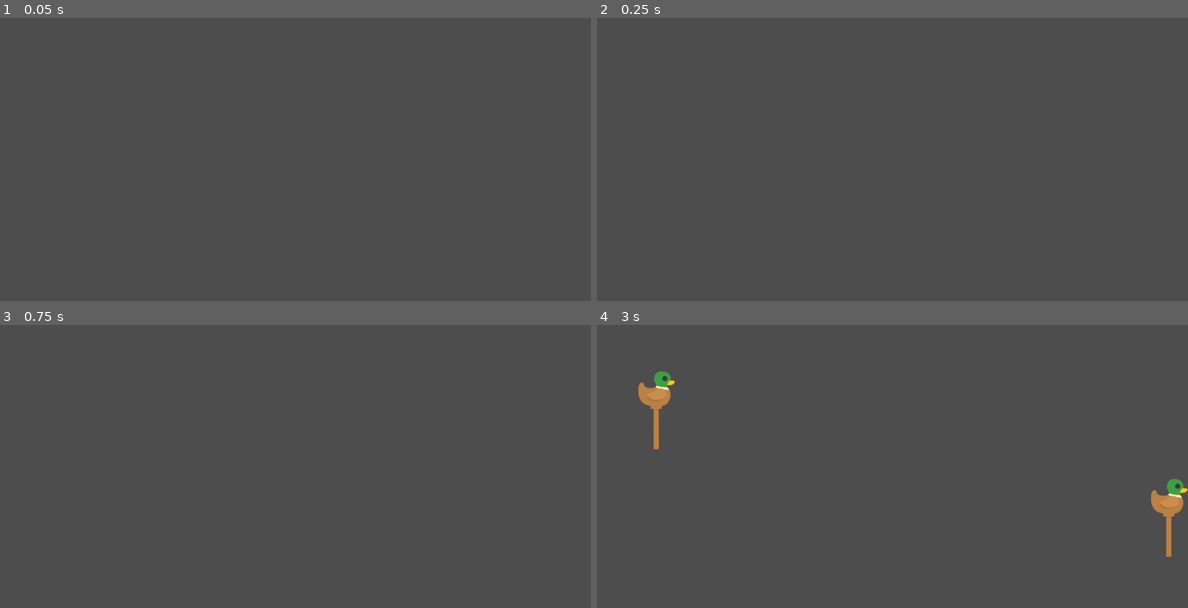
Above: before the commit, frames 1-4 (two rows, left to right).
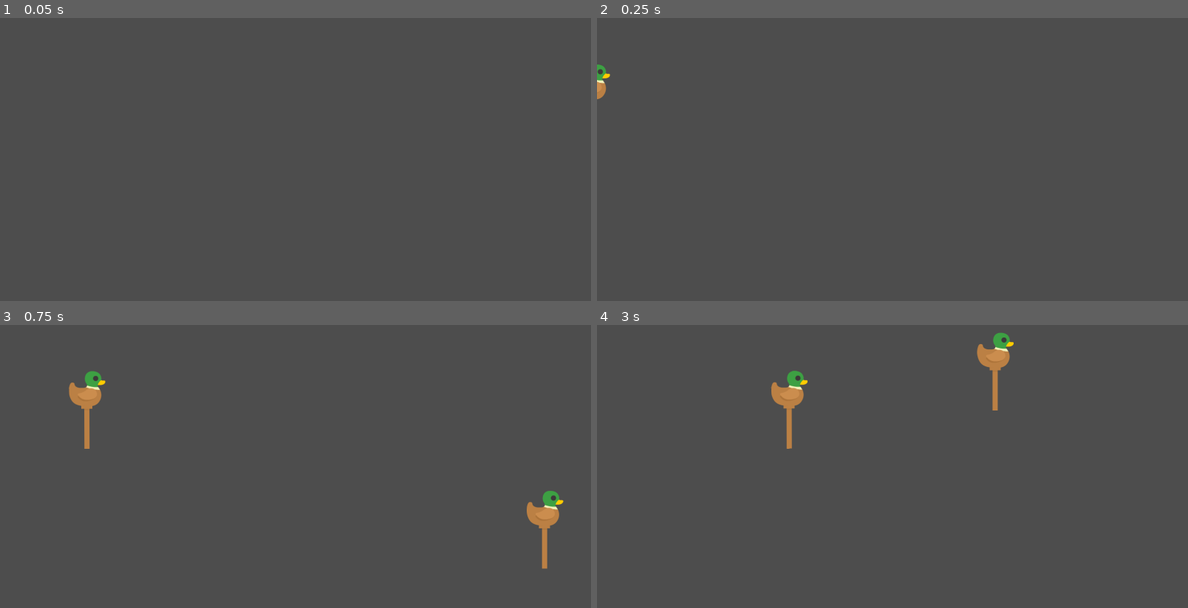
Above: after the commit, the same moments.

Repository: Martello3000/GhostShooterTrabalhoPOO
Game: Godot game, scene res://cenas/sequencias/sequencia_1.tscn
Two runs of this game, one before a commit and one after it. Both use one fixed random seed, a clock stepped at 60 frames per second and the inputs below.
Inputs (mouse positions are in pixels of both pictures, inside the frame that each line leads up to):
- Up to frame 1 (0.05 s): no input
- Up to frame 2 (0.25 s): no input
- Up to frame 3 (0.75 s): move the mouse to (425, 426) at 0.52 s; press the mouse at (425, 426) at 0.53 s
- Up to frame 4 (3 s): tap 1 (equiparPistola, bound only after the commit) at 0.8, 1.35 s; move the mouse to (774, 458) at 1.27 s; release the mouse at (774, 458) at 1.28 s; tap 2 (equiparShotgun, bound only after the commit) at 1.55 s; move the mouse to (951, 370) at 2.02 s; hold 2 (equiparShotgun, bound only after the commit) 2.03-2.78 s; tap 3 (equiparSniper, bound only after the commit) at 2.3, 2.85 s; move the mouse to (862, 508) at 2.77 s

Frame 1 is identical in both runs. In frame 2, 0.2% of the frame differs, in the area x 0-3%, y 16-29%; in frame 3, 1.3%; in frame 4, 2.6%, in the area x 6-100%, y 2-83%.

Commit message:
Versao2
a versão q vem depois da Versao1

Diff:
--- /dev/null
+++ b/assets/placeholders/sequenciaBase.gd
@@ -0,0 +1,20 @@
+extends Node
+class_name Sequencia
+
+var inimigo1: PackedScene = preload("res://cenas/inimigos/alvo_1.tscn")
+
+var caminhos: Array[Node]
+
+var instancias: Array
+
+func _ready() -> void:
+	caminhos = find_children("", "PathFollow2D")
+
+
+func adicionarInimigos():
+	for caminho in caminhos:
+		var alvo
+		if caminho.name == "Inimigo1":
+			alvo = inimigo1.instantiate()
+		alvo.path = caminho
+		caminho.add_child(alvo)
--- a/cenas/inimigos/alvo_1.tscn
+++ b/cenas/inimigos/alvo_1.tscn
@@ -7,21 +7,21 @@
 [sub_resource type="CircleShape2D" id="CircleShape2D_mrd2b"]
 radius = 52.0
 
-[node name="Alvo1" type="Node2D" unique_id=1391473049]
+[node name="Alvo1" type="Node2D"]
 script = ExtResource("1_5ok5q")
 
-[node name="AlvoPrincipal" type="Sprite2D" parent="." unique_id=1971438688]
+[node name="AlvoPrincipal" type="Sprite2D" parent="."]
 texture = ExtResource("1_yl6d4")
 
-[node name="Suporte" type="Sprite2D" parent="AlvoPrincipal" unique_id=240411388]
+[node name="Suporte" type="Sprite2D" parent="AlvoPrincipal"]
 z_index = -1
 position = Vector2(-1, 102)
 texture = ExtResource("2_5ok5q")
 
-[node name="Hurtbox" type="Area2D" parent="." unique_id=1870002828]
+[node name="Hurtbox" type="Area2D" parent="."]
 collision_layer = 2
 collision_mask = 4
 
-[node name="CollisionShape2D" type="CollisionShape2D" parent="Hurtbox" unique_id=1402531968]
+[node name="CollisionShape2D" type="CollisionShape2D" parent="Hurtbox"]
 position = Vector2(0, 2)
 shape = SubResource("CircleShape2D_mrd2b")
--- /dev/null
+++ b/cenas/player/player.tscn
@@ -0,0 +1,40 @@
+[gd_scene load_steps=5 format=3 uid="uid://80oi1yv5yq2r"]
+
+[ext_resource type="Script" uid="uid://cubri1vedqnts" path="res://scripts/scriptsPlayer/player.gd" id="1_w152q"]
+[ext_resource type="Texture2D" uid="uid://d0apyxj4f67ss" path="res://assets/placeholders/crosshairs/Circle_Crosshair8.png" id="2_4i5rx"]
+
+[sub_resource type="SpriteFrames" id="SpriteFrames_a8ubr"]
+animations = [{
+"frames": [{
+"duration": 1.0,
+"texture": ExtResource("2_4i5rx")
+}],
+"loop": true,
+"name": &"default",
+"speed": 5.0
+}]
+
+[sub_resource type="CircleShape2D" id="CircleShape2D_w152q"]
+radius = 35.014282
+
+[node name="Player" type="Node2D" node_paths=PackedStringArray("crosshair", "hitbox_tiro", "CDTimer")]
+script = ExtResource("1_w152q")
+crosshair = NodePath("Mira")
+hitbox_tiro = NodePath("Mira/HitboxTiro/CollisionShape2D")
+CDTimer = NodePath("CooldownTimer")
+
+[node name="Mira" type="AnimatedSprite2D" parent="."]
+sprite_frames = SubResource("SpriteFrames_a8ubr")
+
+[node name="HitboxTiro" type="Area2D" parent="Mira"]
+
+[node name="CollisionShape2D" type="CollisionShape2D" parent="Mira/HitboxTiro"]
+shape = SubResource("CircleShape2D_w152q")
+disabled = true
+debug_color = Color(1, 0, 0, 0.41960785)
+
+[node name="CooldownTimer" type="Timer" parent="."]
+wait_time = 2.0
+one_shot = true
+
+[connection signal="timeout" from="CooldownTimer" to="." method="_on_cooldown_timer_timeout"]
--- a/cenas/sequencias/sequencia_1.tscn
+++ b/cenas/sequencias/sequencia_1.tscn
@@ -10,26 +10,26 @@
 
 [sub_resource type="Curve2D" id="Curve2D_3n3gg"]
 _data = {
-"points": PackedVector2Array(0, 0, 0, 0, 1849, 599, 0, 0, 0, 0, 1000, 594)
+"points": PackedVector2Array(0, 0, 0, 0, 1849, 599, 334.39993, 79.312805, -334.39993, -79.312805, 1000, 594, -308.67685, 12.861536, 308.67685, -12.861536, 1133, 195, -60.0205, -130.75894, 60.0205, 130.75894, 1544, 349, 0, 0, 0, 0, 1468, 547, 293.67172, 285.09738, -293.67172, -285.09738, 756, 729, 0, 0, 0, 0, 545, 199)
 }
-point_count = 2
+point_count = 7
 
-[node name="Sequencia1" type="Node2D" unique_id=58504271]
+[node name="Sequencia1" type="Node2D"]
 script = ExtResource("1_3n3gg")
 
-[node name="Path2D" type="Path2D" parent="." unique_id=557094630]
+[node name="Path2D" type="Path2D" parent="."]
 curve = SubResource("Curve2D_1oma6")
 
-[node name="PathFollow2D" type="PathFollow2D" parent="Path2D" unique_id=945882319]
+[node name="Inimigo1" type="PathFollow2D" parent="Path2D"]
 position = Vector2(-139, 306)
 rotation = -0.0030302939
 rotates = false
 loop = false
 
-[node name="Path2D2" type="Path2D" parent="." unique_id=902503303]
+[node name="Path2D2" type="Path2D" parent="."]
 curve = SubResource("Curve2D_3n3gg")
 
-[node name="PathFollow2D" type="PathFollow2D" parent="Path2D2" unique_id=1369381478]
+[node name="Inimigo1" type="PathFollow2D" parent="Path2D2"]
 position = Vector2(1849, 599)
 rotates = false
 loop = false
--- a/project.godot
+++ b/project.godot
@@ -12,7 +12,7 @@
 
 config/name="GhostShooter"
 run/main_scene="uid://csrnur2y3lwje"
-config/features=PackedStringArray("4.6", "Forward Plus")
+config/features=PackedStringArray("4.5", "Forward Plus")
 config/icon="res://icon.svg"
 
 [autoload]
@@ -24,12 +24,39 @@
 window/size/viewport_width=1600
 window/size/viewport_height=900
 
+[dotnet]
+
+project/assembly_name="GhostShooter"
+
 [file_customization]
 
 folder_colors={
 "res://assets/": "blue",
 "res://cenas/": "red",
 "res://scripts/": "green"
+}
+
+[input]
+
+equiparPistola={
+"deadzone": 0.2,
+"events": [Object(InputEventKey,"resource_local_to_scene":false,"resource_name":"","device":-1,"window_id":0,"alt_pressed":false,"shift_pressed":false,"ctrl_pressed":false,"meta_pressed":false,"pressed":false,"keycode":0,"physical_keycode":49,"key_label":0,"unicode":49,"location":0,"echo":false,"script":null)
+]
+}
+equiparShotgun={
+"deadzone": 0.2,
+"events": [Object(InputEventKey,"resource_local_to_scene":false,"resource_name":"","device":-1,"window_id":0,"alt_pressed":false,"shift_pressed":false,"ctrl_pressed":false,"meta_pressed":false,"pressed":false,"keycode":0,"physical_keycode":50,"key_label":0,"unicode":50,"location":0,"echo":false,"script":null)
+]
+}
+equiparSniper={
+"deadzone": 0.2,
+"events": [Object(InputEventKey,"resource_local_to_scene":false,"resource_name":"","device":-1,"window_id":0,"alt_pressed":false,"shift_pressed":false,"ctrl_pressed":false,"meta_pressed":false,"pressed":false,"keycode":0,"physical_keycode":51,"key_label":0,"unicode":51,"location":0,"echo":false,"script":null)
+]
+}
+atirar={
+"deadzone": 0.2,
+"events": [Object(InputEventMouseButton,"resource_local_to_scene":false,"resource_name":"","device":-1,"window_id":0,"alt_pressed":false,"shift_pressed":false,"ctrl_pressed":false,"meta_pressed":false,"button_mask":0,"position":Vector2(0, 0),"global_position":Vector2(0, 0),"factor":1.0,"button_index":1,"canceled":false,"pressed":false,"double_click":false,"script":null)
+]
 }
 
 [layer_names]
--- a/scripts/Stats.gd
+++ b/scripts/Stats.gd
@@ -1 +1,9 @@
 extends Node
+
+#Sinais
+@warning_ignore("unused_signal")
+signal sequencia_over()
+
+
+var armas = ["pistola", "shotgun", "sniper"]
+var arma_equipada = 0
--- a/scripts/scriptsInimigos/ClasseInimigo.gd
+++ b/scripts/scriptsInimigos/ClasseInimigo.gd
@@ -3,6 +3,7 @@
 
 var path: PathFollow2D
 var velocidade: float = 100
+var vida: int = 1
 
 var andando: bool = true
 
@@ -16,3 +17,6 @@
 
 func definirPath(novo_path):
 	path = novo_path
+
+func morrer():
+	queue_free()
--- a/scripts/scriptsInimigos/alvo_1.gd
+++ b/scripts/scriptsInimigos/alvo_1.gd
@@ -1 +1,4 @@
 extends Inimigo
+
+func _ready() -> void:
+	velocidade = 500
--- /dev/null
+++ b/scripts/scriptsPlayer/player.gd
@@ -0,0 +1,52 @@
+extends Node2D
+
+@export var crosshair: AnimatedSprite2D
+@export var hitbox_tiro: CollisionShape2D
+@export var CDTimer: Timer
+
+var em_cooldown: bool = false
+
+# Called when the node enters the scene tree for the first time.
+func _ready() -> void:
+	Input.mouse_mode = Input.MOUSE_MODE_HIDDEN
+
+func _input(event: InputEvent) -> void:
+
+	#Equipar armas
+	if event.is_action_pressed("equiparPistola") and !em_cooldown:
+		equipar_pistola()
+	if event.is_action_pressed("equiparShotgun") and !em_cooldown:
+		equipar_shotgun()
+	if event.is_action_pressed("equiparSniper") and !em_cooldown:
+		equipar_sniper()
+
+	#Tiro
+	if event.is_action_pressed("atirar") and !em_cooldown:
+		hitbox_tiro.disabled = false
+		em_cooldown = true
+		CDTimer.start()
+		await get_tree().create_timer(0.1).timeout
+		hitbox_tiro.disabled = true
+
+# Called every frame. 'delta' is the elapsed time since the previous frame.
+func _process(_delta: float) -> void:
+	crosshair.global_position = get_global_mouse_position()
+
+func equipar_pistola():
+	Stats.arma_equipada = 0
+	hitbox_tiro.shape.radius = 35
+	CDTimer.wait_time = 0.25
+
+func equipar_shotgun():
+	Stats.arma_equipada = 1
+	hitbox_tiro.shape.radius = 155
+	CDTimer.wait_time = 1.25
+
+func equipar_sniper():
+	Stats.arma_equipada = 2
+	hitbox_tiro.shape.radius = 15
+	CDTimer.wait_time = 2
+
+
+func _on_cooldown_timer_timeout() -> void:
+	em_cooldown = false
--- a/scripts/scriptsSequencias/sequencia_1.gd
+++ b/scripts/scriptsSequencias/sequencia_1.gd
@@ -1,17 +1,12 @@
-extends Node2D
+extends Sequencia
 
-var inimigo1: PackedScene = preload("res://cenas/inimigos/alvo_1.tscn")
 
 
 func _ready() -> void:
-	var caminhos: Array[Node] = find_children("", "PathFollow2D")
-	for caminho in caminhos:
-		print("ayaya")
-		var alvo = inimigo1.instantiate()
-		alvo.path = caminho
-		caminho.add_child(alvo)
+	super()
+	adicionarInimigos()
 
 
-# Called every frame. 'delta' is the elapsed time since the previous frame.
+
 func _process(_delta: float) -> void:
 	pass
Not shown, added: assets/placeholders/sequenciaBase.gd.uid
Not shown: 1 places in cenas/inimigos/alvo_1.tscn that only renumber resources
Not shown: 1 places in cenas/sequencias/sequencia_1.tscn that only renumber resources
Not shown, added: scripts/scriptsPlayer/player.gd.uid
